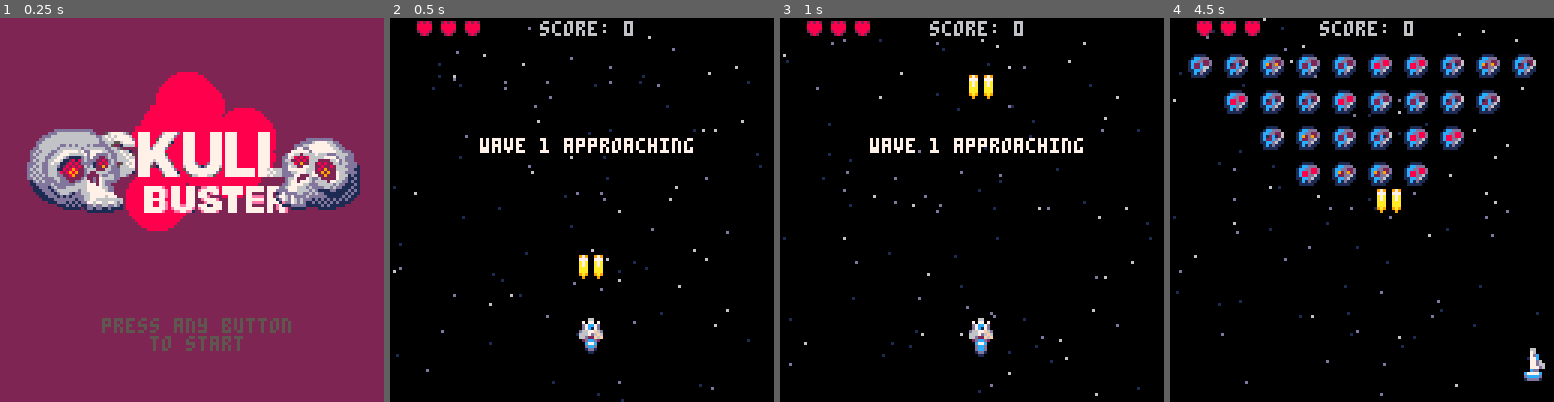
Above: before the commit, frames 1-4 (left to right).
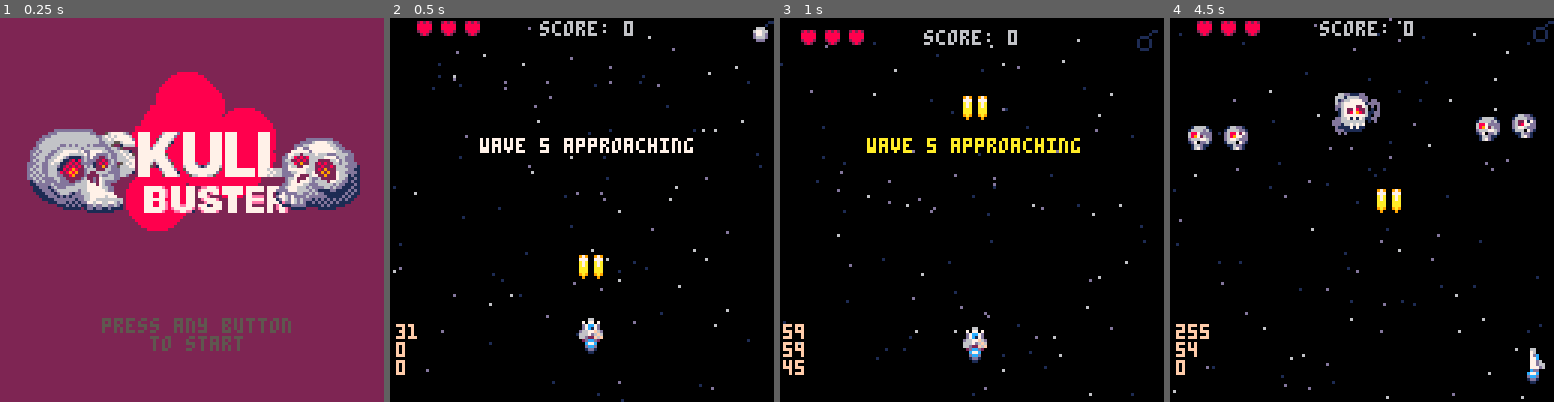
Above: after the commit, the same moments.

Repository: jimmac/pico-shed
Game: PICO-8 cartridge shmup.p8
The game is run twice, just before and just after one commit, with the same random seed, the same clock (stepped at 60 frames per second) and the same inputs.
Inputs:
- Up to frame 1 (0.25 s): no input
- Up to frame 2 (0.5 s): tap X (X key) at 0.33 s
- Up to frame 3 (1 s): tap O (Z key) at 0.7 s
- Up to frame 4 (4.5 s): tap X (X key) at 1.07, 1.85, 2.97, 4.08 s; hold Right 1.6-2.1 s; tap O (Z key) every 0.4 s from 1.7 to 4.1 s; hold Up 2.15-2.42 s; hold Right 2.47-3.03 s; hold Left 3.08-3.58 s; hold Down 3.63-3.97 s; hold Right from 4.02 s (still down)

Frame 1 is identical in both runs. In frame 2, 0.4% of the frame differs, in the area x 1-100%, y 0-93%; in frame 3, 5.6%; in frame 4, 12%, in the area x 0-100%, y 0-100%.

Commit message:
bomb upgrades
50HPTONS

Diff:
--- a/shmup.p8
+++ b/shmup.p8
@@ -31,7 +31,7 @@
 	music(0)
 	lockout=0
 	t=0
-	debug=false
+	debug=true
 end
 
 function _update60 ()
@@ -71,10 +71,11 @@
 	camera(0,0)
 	shaket=0
 	shakex=0
+	explt=0
 	mode="wavetext"
 	flash=0
 	firet=0
-	wave=0
+	wave=4
 	lastwave=6
 	nextwave()
 	wavet=160
@@ -89,7 +90,8 @@
 	pl.lv=3   --number of lives
 	pl.inv=0  --invincibility
 	          -- frames
-	pl.deathshake=3
+ pl.bmb=1  --bombs
+	pl.deathshake=3 --extra shake when hit
 	flame=4   --spr of flame
 
 	bl={} --bulets
@@ -101,6 +103,8 @@
 	parts={} --particles
 
 	sws={} --shockwaves
+
+	pickups={} --upgrades for a boss
 
 	--starfield
 	stars={}
@@ -129,7 +133,13 @@
   --lives
   for i=1,3 do
 	  if i<=pl.lv then h=9 else h=8 end
-	  spr(h,i*8)
+	  spr(h,i*8,0)
+  end
+  --bombs
+  if pl.bmb>0 then
+  	spr(46,120,0)
+  else
+  	spr(62,120,0)
   end
 end
 
@@ -482,6 +492,26 @@
 		-- when not ❎
 		firet=0
 	end
+	--setting off bombs
+	if btn(🅾️) then
+		if pl.bmb>0 then
+			--fixme steal 10hp from everyone
+			for myen in all(en) do
+				myen.hp-=50
+			end
+			sfx(5)
+			explt=t+10 --screen explosion
+			screenshake(pl)
+			pl.bmb-=1
+		end
+	end
+	--make sure bombdeads are exploded
+	for myen in all(en) do
+		if myen.hp<=0 then
+		 killen(myen)
+		 screenshake(myen)
+		end
+	end
 
 	--move player bullets
 	for bullet in all(bl) do
@@ -499,6 +529,16 @@
 			del(ebl,myebul)
 		end
 		animate(myebul)
+	end
+
+	--move pickups/upgrades
+	for mypick in all(pickups) do
+		move(mypick)
+
+		if mypick.y>150 then
+			del(pickups,mypick)
+		end
+		--animate(mypick)
 	end
 
 	--collision bullets vs enemies
@@ -522,6 +562,15 @@
 			end
 		end
 	end
+
+	--collision with pickups
+	for mypick in all(pickups) do
+		if col(mypick,pl) then
+			pl.bmb+=1
+			del(pickups,mypick)
+		end
+	end
+
 end
 
 function update_wavetext()
@@ -610,6 +659,11 @@
 		  spr(flame,pl.x,pl.y+5)
 		 end
 		end
+
+	end
+	--pickups
+	for mypick in all(pickups) do
+		drwspr(mypick)
 	end
 
 	--enemies
@@ -678,10 +732,14 @@
  --top menu
  draw_menu()
 
- --shake screen
+ --shake screen, optionally flash
  if shaket>0 then
- 	camera(sin(t/10)*shakex,cos(t/5)*shakex)
- 	shaket-=1
+  if explt>t then
+	  cls(7)
+	 else
+	 	camera(sin(t/10)*shakex,cos(t/5)*shakex)
+		end
+	 shaket-=1
  else
  	camera(0,0)
  end
@@ -689,8 +747,10 @@
  --debug
  if debug then
  	print(t,2,102,15)
+	 print(explt)
+	 print(shaket)
  end
- --print(#ebl)
+
 end
 
 function draw_wavetext()
@@ -943,7 +1003,22 @@
 	--explode where it was
 	setoff_explosion(encx,ency)
 	setoff_sw(encx,ency)
-
+	--give pickup on special occ
+	if myen.type==6 then
+	--miniboss
+		dropickup(myen.x,myen.y)
+
+	end
+end
+
+function dropickup(pix,piy)
+ local mypick=makespr()
+ mypick.x=pix
+ mypick.y=piy
+ mypick.sy=0.5
+ mypick.spr=47
+
+	add(pickups,mypick)
 end
 -->8
 --behaviors
@@ -1109,22 +1184,22 @@
 11ccd61111ccd61111ccd61111ccd611166607d1166607d1166607d11d70dd610dd677722766dddd0dd6777722760d0dd0dd67777722610d0222200002222000
 01c1d11001c1d11001c1d11001c1d1100116dd100116dd100116dd100166d1100d1622782266010d0d1672278226010dd0d167722782611d0000000000000000
 0111110001111100011111000111110000167d1000167d1000167d100167d100001628798266010d00167287982611ddd00167728798601d0000000000000000
-000000000000000000000000000000000011110000111100001111000011110000167777766610dd00167777777610ddd0016677776661100000000000000000
-00dddd0000dddd0000dddd0000dddd0001666a2001666a1001666a1001666a200dd6611766711dd00dd6671717611dd000dd16677116d1000000000000000000
-0d6776d00d6776d00d6776d00d6776d0066776a2066ff6a1066ff6a1067776a2ddd66666667d1dd0ddd66666666010d00dddd6667766d0000000000000000000
-0d1176d00d8876d10daa76d10d8876d1167717a21dddddd1166ff6a1167717a2ddd67676111010d0ddd16676767000000ddd11116766d0000000000000000000
-16187160168a616116a7716116896161167007e2167007e21d666ad1167006620d117171111000000d1111717110000000ddd111171710000000000000000000
-1677666d1677666d1677666d1677666d1877768218767e8218dddd8118676e820ddd1111110000000ddd11111100000000dddd11111110000000000000000000
-126d6d6d126d6d6d126d6d6d126d6d6d028888200d888820028888200288882000d0d0000000000000d0d00000000000000d0d00000000000000000000000000
-02d2d2d101d1d1d101d1d1d101d1d1d1002222000011220000222200002222000000000000000000000000000000000000000000000000000000000000000000
+000000000000000000000000000000000011110000111100001111000011110000167777766610dd00167777777610ddd0016677776661100000000000000808
+00dddd0000dddd0000dddd0000dddd0001666a2001666a1001666a1001666a200dd6611766711dd00dd6671717611dd000dd16677116d10000000011000001a1
+0d6776d00d6776d00d6776d00d6776d0066776a2066ff6a1066ff6a1067776a2ddd66666667d1dd0ddd66666666010d00dddd6667766d0000000010000011828
+0d1176d00d8876d10daa76d10d8876d1167717a21dddddd1166ff6a1167717a2ddd67676111010d0ddd16676767000000ddd11116766d00000666000001cd221
+16187160168a616116a7716116896161167007e2167007e21d666ad1167006620d117171111000000d1111717110000000ddd111171710000677660001c7cd10
+1677666d1677666d1677666d1677666d1877768218767e8218dddd8118676e820ddd1111110000000ddd11111100000000dddd11111110000d776d0001cccc10
+126d6d6d126d6d6d126d6d6d126d6d6d028888200d888820028888200288882000d0d0000000000000d0d00000000000000d0d00000000000d666d00001cc100
+02d2d2d101d1d1d101d1d1d101d1d1d10022220000112200002222000022220000000000000000000000000000000000000000000000000000ddd00000011000
 1d666dd11d666dd11d677dd11d666dd1000000000000000000000000000000000000000000000000000000000000000000000000000000000000000000000000
-d66dddddd66dddddd6666dddd66ddddd000000000000000000000000000000000000000000000000000000000000000000000000000000000000000000000000
-6016d01d6006d00d6007600d6006d00d000000000000000000000000000000000000000000000000000000000000000000000000000000000000000000000000
-7176d16d7016d01d7107610d7016d01d000000000000000000000000000000000000000000000000000000000000000000000000000000000000000000000000
-6760dddd6760dddd6760dddd6760dddd000000000000000000000000000000000000000000000000000000000000000000000000000000000000000000000000
-666d6dd166666dd166676dd166666dd1000000000000000000000000000000000000000000000000000000000000000000000000000000000000000000000000
-0666d6100d6d6dd00d6d7dd00d6d6dd0000000000000000000000000000000000000000000000000000000000000000000000000000000000000000000000000
-06060600006060d0006070d0006060d0000000000000000000000000000000000000000000000000000000000000000000000000000000000000000000000000
+d66dddddd66dddddd6666dddd66ddddd000000000000000000000000000000000000000000000000000000000000000000000000000000000000001100000000
+6016d01d6006d00d6007600d6006d00d000000000000000000000000000000000000000000000000000000000000000000000000000000000000010000000000
+7176d16d7016d01d7107610d7016d01d000000000000000000000000000000000000000000000000000000000000000000000000000000000011100000000000
+6760dddd6760dddd6760dddd6760dddd000000000000000000000000000000000000000000000000000000000000000000000000000000000100010000000000
+666d6dd166666dd166676dd166666dd1000000000000000000000000000000000000000000000000000000000000000000000000000000000100010000000000
+0666d6100d6d6dd00d6d7dd00d6d6dd0000000000000000000000000000000000000000000000000000000000000000000000000000000000100010000000000
+06060600006060d0006070d0006060d0000000000000000000000000000000000000000000000000000000000000000000000000000000000011100000000000
 00000000000000000000000000000000000000000000000000000000000000000000000000000000000000000000000000000000000000000000000000000000
 000000000000000000ddddddddddddd0000000000000000000000000000000000000000000000000000000000000000000000000000000000000000000000000
 0000000000000000ddd66666666666dd0005677776d0007777000067777d07777000007777077770000000777700000000000000000000000000000000000000
Not shown, changed: the sound effects (__sfx__) section of shmup.p8
